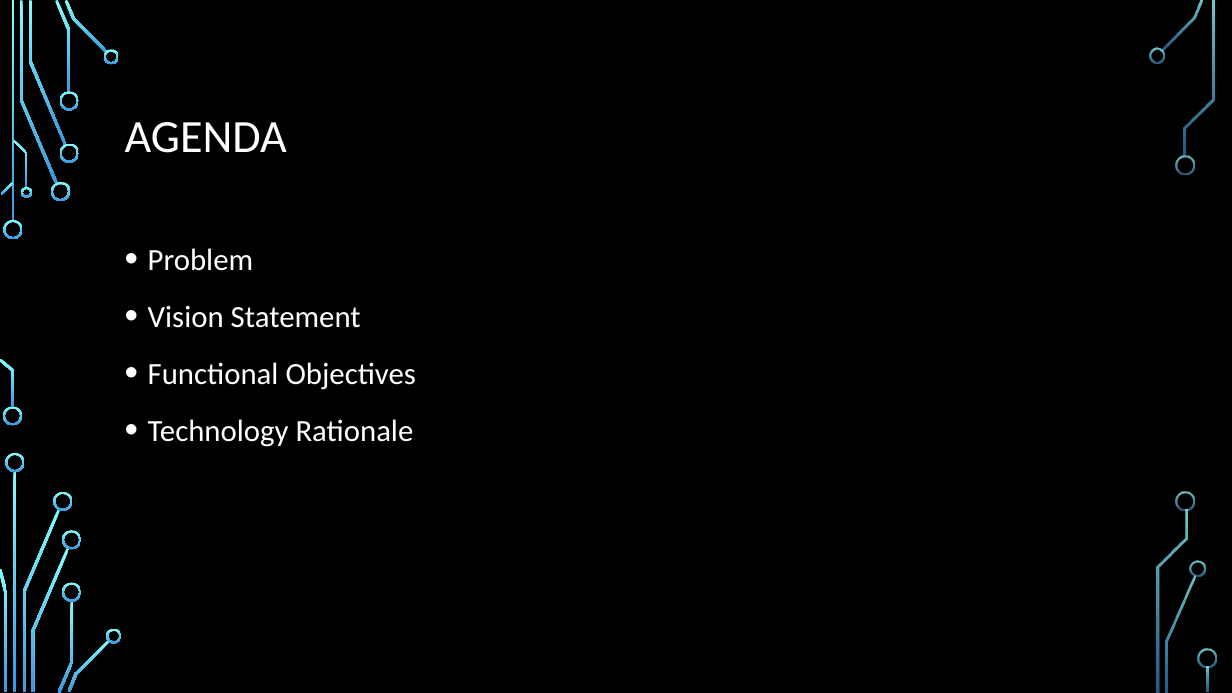
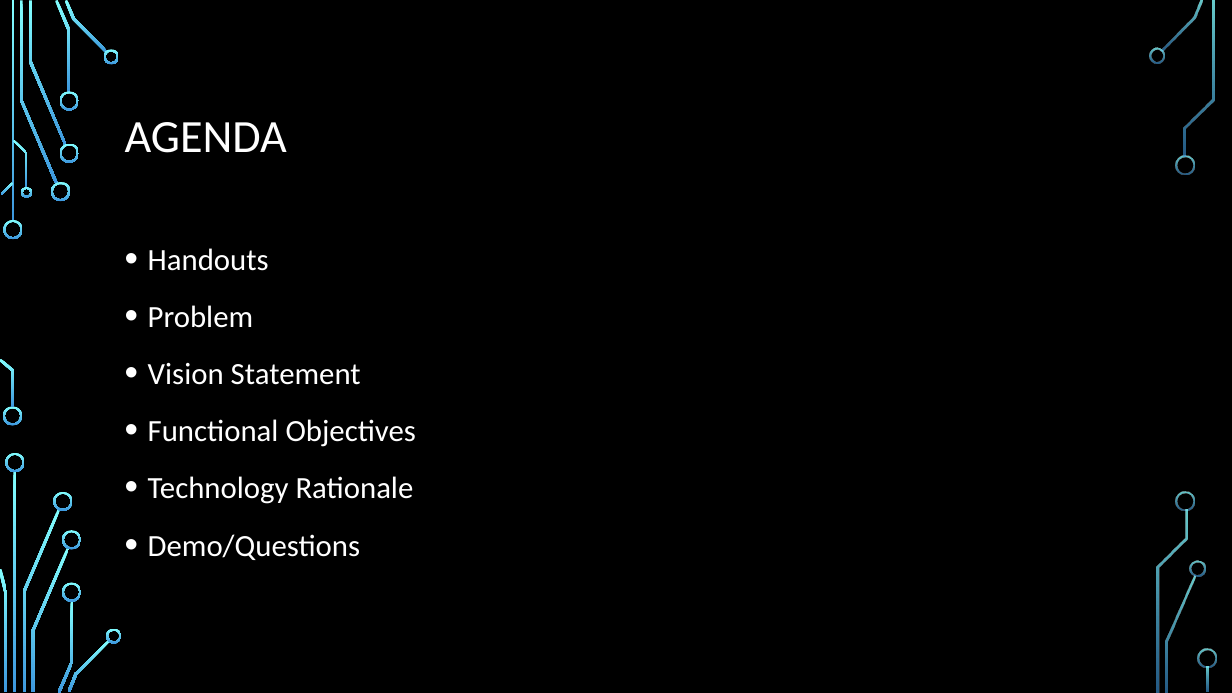
Before and after one commit to iantimmis/LTU_Billboard, a slide deck: slide 2 of LTU billboard.pptx. Drawn at 1232x693 pixels with LibreOffice and Linux fonts; fonts in the diff are those of the drawing; background and template pictures are left out. Boxes give left, top, right and bottom in pixels: in the first picture for what was removed or moved away, otherwise in the second. Text is boxed around its words. In the diff, an @@ line names an element or a change of style, - is before the commit and + after.

Commit message:
Updated Powerpoint.

```diff
--- a/LTU billboard.pptx
+++ b/LTU billboard.pptx
@@ text at [148, 248, 269, 271]: paragraph added @@
+• Handouts
@@ text at [148, 534, 360, 560]: paragraph added @@
+• Demo/Questions
```
Also in this commit, not shown: 1 slide added.
